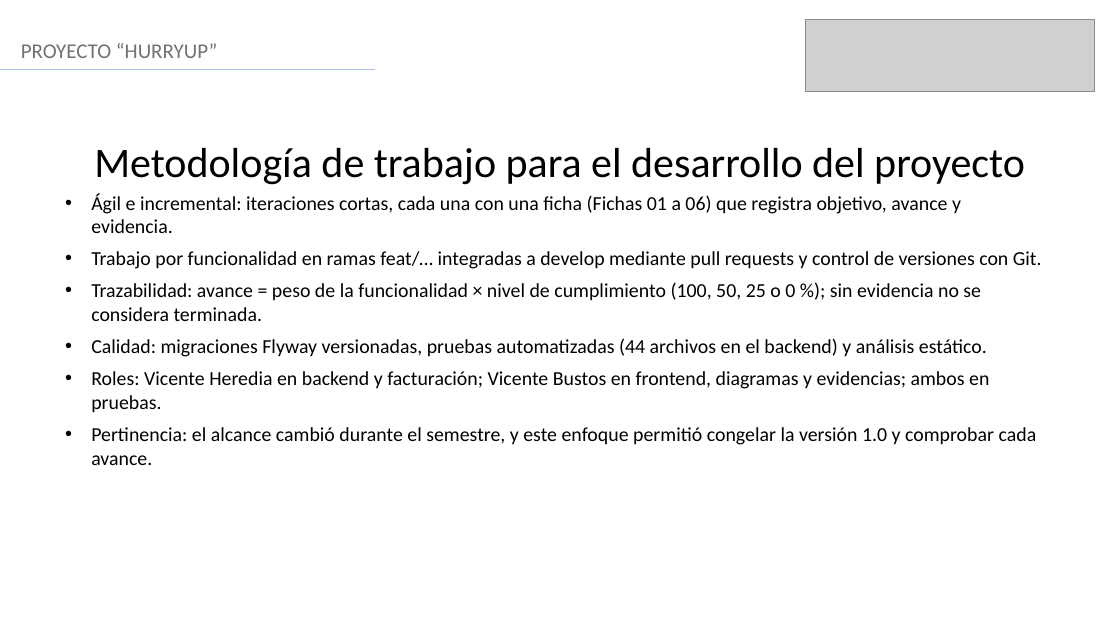
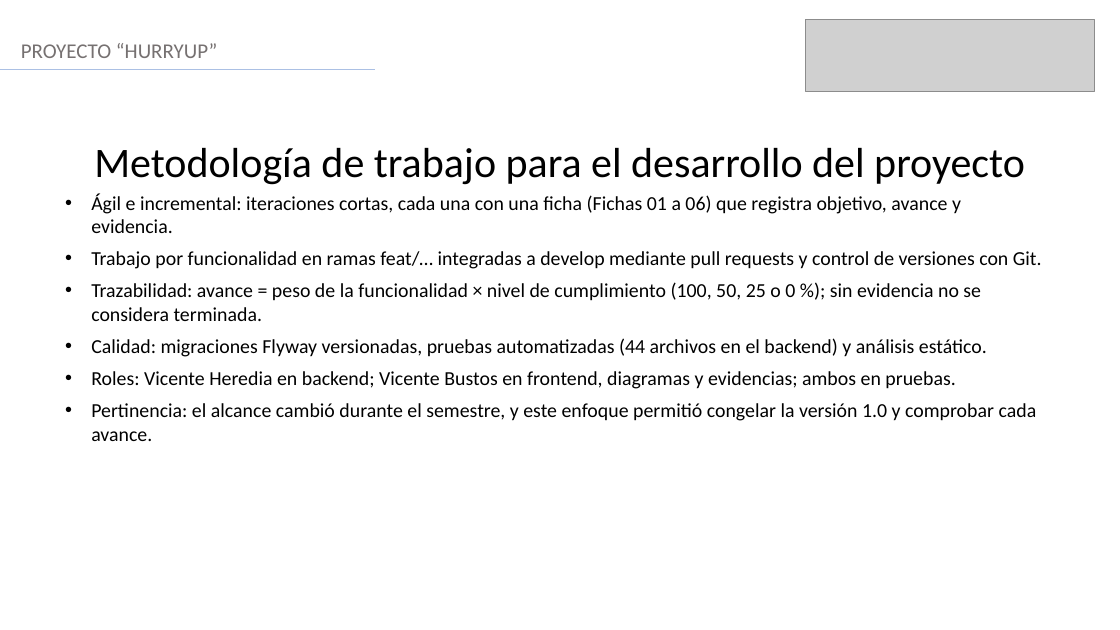
Before and after one commit to Vichobustosss/2026_2_BUSTOS-HEREDIA_CASPTONE_002D_GRUPO_006, a slide deck: slide 6 of Fase 2/Evidencias Proyecto/Presentación Proyecto.pptx. Drawn at 1120x630 pixels with LibreOffice and Linux fonts; fonts in the diff are those of the drawing; grey boxes stand for pictures. Boxes give left, top, right and bottom in pixels: in the first picture for what was removed or moved away, otherwise in the second. Text is boxed around its words. In the diff, an @@ line names an element or a change of style, - is before the commit and + after.

```diff
--- a/Fase 2/Evidencias Proyecto/Presentación Proyecto.pptx
+++ b/Fase 2/Evidencias Proyecto/Presentación Proyecto.pptx
@@ text at [91, 371, 955, 389]: text changed @@
-• Roles: Vicente Heredia en backend y facturación; Vicente Bustos en frontend, diagramas y evidencias; ambos en pruebas.
+• Roles: Vicente Heredia en backend; Vicente Bustos en frontend, diagramas y evidencias; ambos en pruebas.
```
Also in this commit, not shown: 2 other slides changed, 18 other files.
